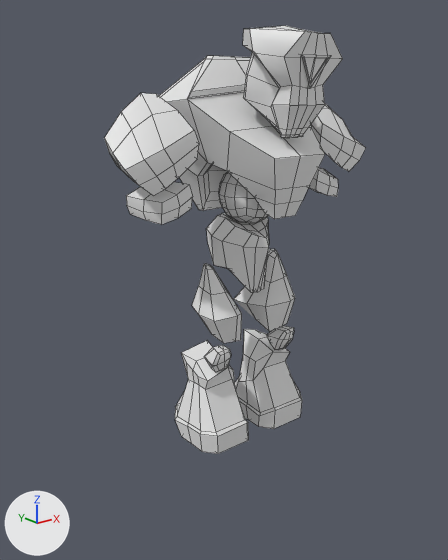
An edit to the FBX model MajikShowdown/Assets/FBX/Characters/Vindicator.fbx, drawn before and after from the same camera.
One viewpoint serves both versions: a camera (50 mm lens) standing at (-1.88, -2.18, 1.68) and looking at (-0.14, 0.0, 0.81). Lighting does not change. The marker at lower left points along +X, +Y and +Z. The older version comes first. Mesh edges are drawn as thin lines. Where no turn or scale is listed for an object, it has been applied to the vertices.

The first picture shows 'VindicatorModel'.
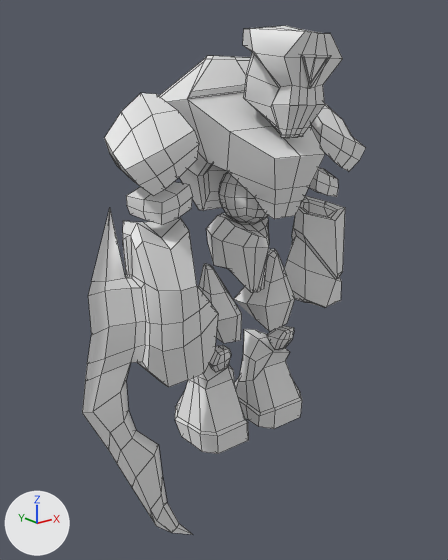
Where the newer file only moved an object's origin or applied its transform, the numbers keep the older frame.

Location of each change, [x1, y1, x2, y2] in pixels of the pictures (448 x 560 px):
'VindicatorLeftArm', added
    after: [82, 196, 345, 534]

Diff of the bpy script that builds the scene:
```diff
--- a/MajikShowdown/Assets/FBX/Characters/Vindicator.fbx.py
+++ b/MajikShowdown/Assets/FBX/Characters/Vindicator.fbx.py
@@ me_vindicatorleftarm_001 @@
+me_vindicatorleftarm_001.from_pydata(...)  # 212 vertices, 217 faces; spans x -0.93..0.69, y -0.19..0.2, z -0.41..1.22
@@ ob_vindicatorleftarm @@
+ob_vindicatorleftarm = bpy.data.objects.new('VindicatorLeftArm', me_vindicatorleftarm_001)
+ob_vindicatorleftarm.location = (0.0, 0.0, 0.0)
```
